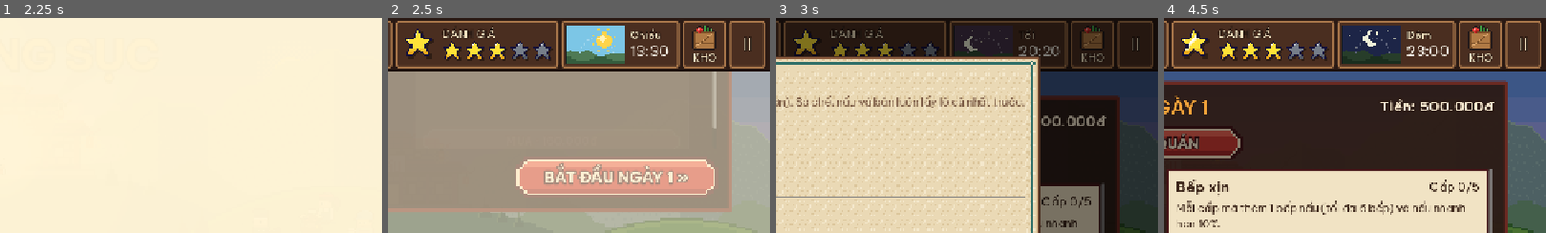
Above: before the commit, frames 1-4 (left to right).
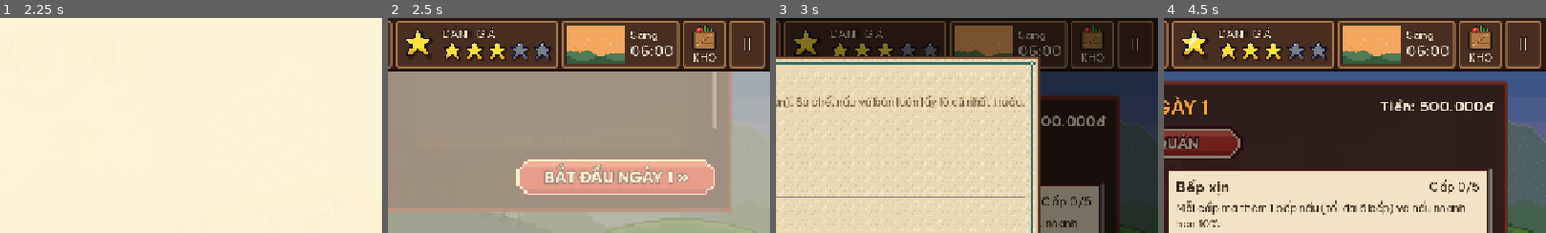
Above: after the commit, the same moments.

Repository: Znoywho/HotPot_SUNSUT
Game: Godot game, scene res://scenes/main_menu/main_menu.tscn
Same seed, same stepped clock (60 frames per second), same inputs: the game is played once before the commit and once after it.
Inputs (mouse positions are % of the whole screen's width and height, from its top left):
- Up to frame 1 (2.25 s): click "CHƠI MỚI" at 0.5 s; move the mouse to (72, 45) at 1.27 s; click (72, 45) at 1.42 s; drag from (30, 55) to (45, 70) at 2.02 s
- Up to frame 2 (2.5 s): no input
- Up to frame 3 (3 s): click "!" at 2.75 s
- Up to frame 4 (4.5 s): click "II" at 3.5 s; click "Đóng" at 4.25 s
The pictures show only the part of the screen within x 50-100%, y 0-50%; the shares and areas given below are measured in that part.

Frame 1 is identical in both runs. In frame 2, 2.5% of the frame differs, in the area x 46-75%, y 3-18%; in frame 3, 2.3%; in frame 4, 3.2%, in the area x 46-75%, y 3-22%.

Commit message:
HUD: cửa hàng mở lúc 6h sáng ngày mới (trước đi săn) thay vì 23h đêm

Diff:
--- a/scenes/common/hud.gd
+++ b/scenes/common/hud.gd
@@ -123,7 +123,8 @@
 
 ## Vị trí mặt trời/trăng và giờ trong game theo giai đoạn của ngày.
 ## Ngày (mặt trời) 6:00–17:59, đêm (trăng) 18:00–5:59: progress 0 -> 6h, 1 -> 18h, 2 -> 6h hôm sau.
-## Săn 6h–11h, nấu 11h–13h, bán 13h–22h (mặt trời lặn lúc 18h giữa buổi bán), tổng kết 22h, cửa hàng 23h.
+## Cửa hàng 6h sáng ngày mới (trước khi đi săn), săn 6h–11h, nấu 11h–13h, bán 13h–22h (mặt trời lặn lúc 18h
+## giữa buổi bán), tổng kết 22h.
 func _update_time() -> void:
 	var target := 0.0
 	match DayManager.current_phase:
@@ -136,7 +137,7 @@
 		DayManager.Phase.DAY_END, DayManager.Phase.GAME_OVER:
 			target = _at(22) # Đóng cửa tổng kết.
 		DayManager.Phase.SHOP:
-			target = _at(23) # Mua sắm chuẩn bị ngày mai.
+			target = _at(6) # Sáng sớm ngày mới: mua sắm xong là đi săn luôn.
 		_:
 			target = 0.0
 	# Trượt mượt khi đổi giai đoạn, nhảy thẳng khi qua ngày mới.
